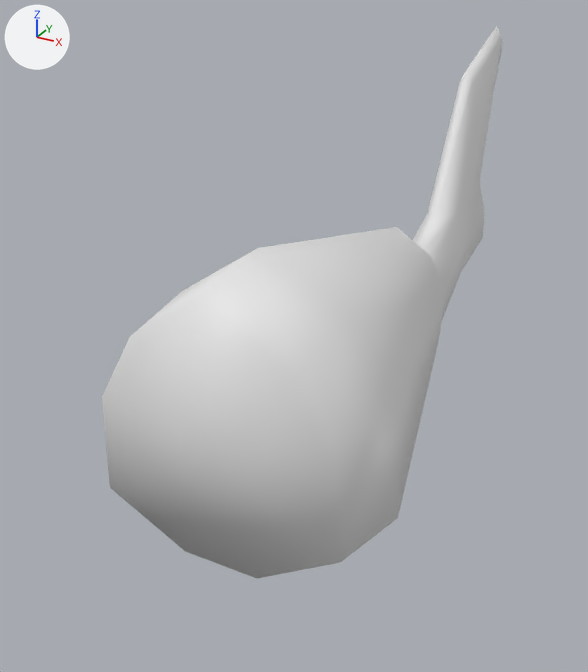
The FBX model Assets/Game/Various/sources/girouette.fbx as it was, and as the next commit left it.
Before and after are seen from a camera (50 mm lens) standing at (5.59, -8.48, 5.92) and looking at (-0.71, 2.99, 0.19). Every picture has the same lights, and +X, +Y and +Z are marked at upper left.
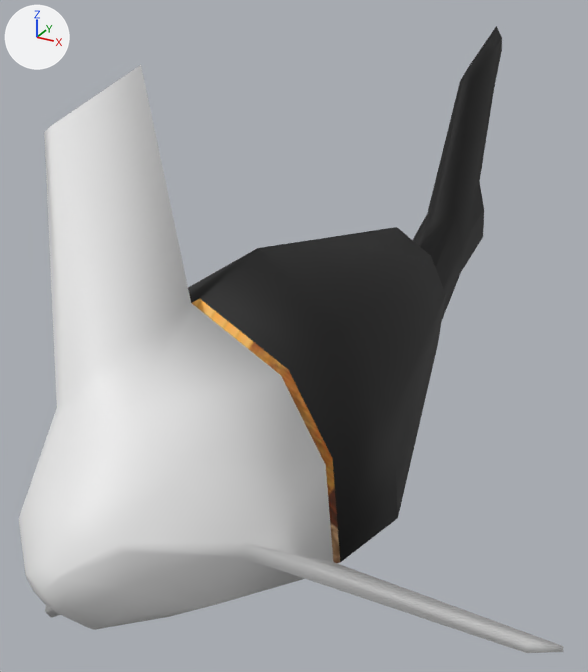
What differs and where, as boxes (x1, y1, x2, y2) in the pictures (588 x 672 px):
'Plane', added
    after: (19, 65, 563, 653)
'Plane.001', recoloured, surface changed (grey to black)
    both: (102, 26, 502, 578)

What changed in the scene script:
```text
Add img_varioustexture_png:
    img_varioustexture_png = load_image('variousTexture.png', 'variousTexture.png', 512, 512, 'sRGB')
Add mat_material:
    mat_material = principled_material('Material')
    mat_material.texture = img_varioustexture_png
    mat_material.roughness = 0.69
Change me_plane_001:
    where me_plane_001.from_pydata(...)  # 73 vertices, 142 faces; spans x -2.15..2.21, y -0.66..11.63, z -2.09..4.91
    used by ob_plane_001; location = (0.0, 0.0, 0.0)
    me_plane_001 part 1: texture (UV) coordinates changed
    add me_plane_001.materials.append(mat_material)  # picture img_varioustexture_png
Add me_plane:
    me_plane.from_pydata(...)  # 62 vertices, 120 faces; spans x -3.79..4.82, y -3.82..-0.27, z -3.62..4.95
Add ob_plane:
    ob_plane = bpy.data.objects.new('Plane', me_plane)
    ob_plane.location = (0.0, 0.0, 0.0)
```
